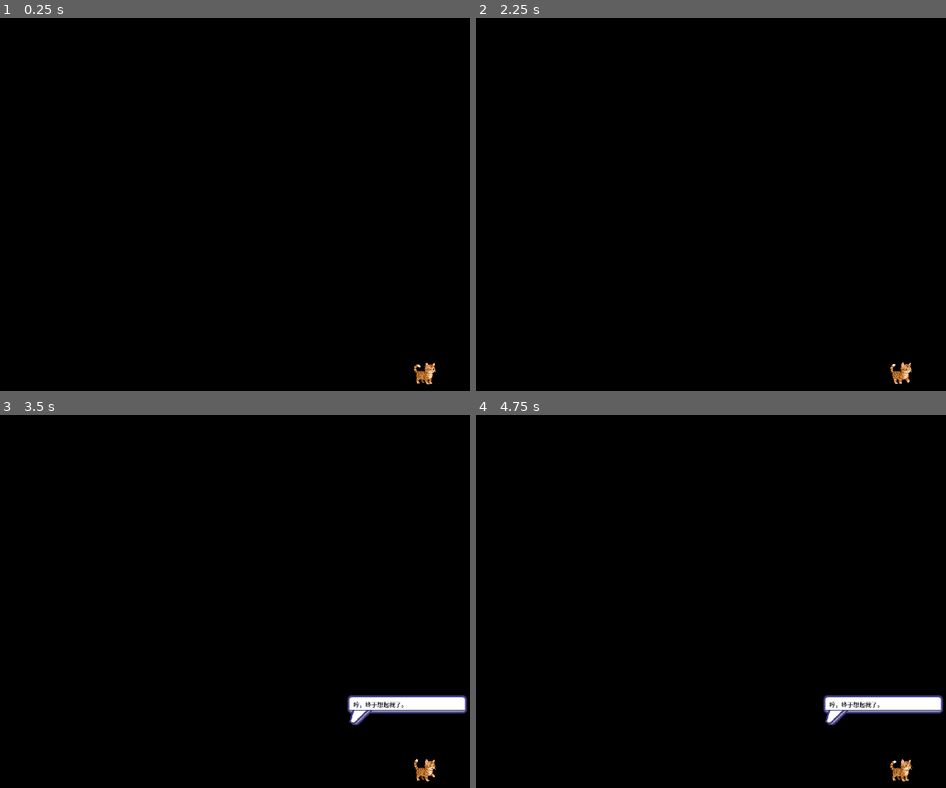
Above: before the commit, frames 1-4 (two rows, left to right).
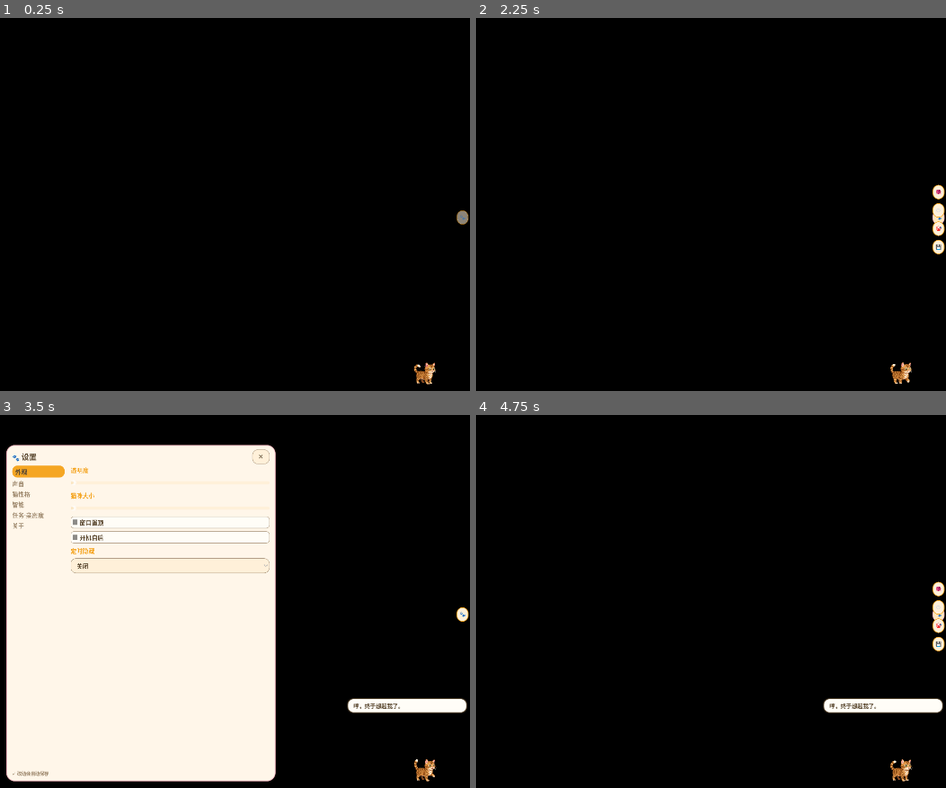
Above: after the commit, the same moments.

Repository: xiaojia21190/desktop_pet_cat
Game: Godot game, scene res://main.tscn
The game is run twice, just before and just after one commit, with the same random seed, the same clock (stepped at 60 frames per second) and the same inputs.
Inputs (mouse positions are in pixels of both pictures, inside the frame that each line leads up to):
- Up to frame 1 (0.25 s): no input
- Up to frame 2 (2.25 s): click (936, 215) at 0.5 s, where only the run after the commit has a clickable "🐾"; click (936, 193) at 1.25 s, where only the run after the commit has a clickable "🧶"; click (936, 215) at 2 s, where only the run after the commit has a clickable "🐾"
- Up to frame 3 (3.5 s): click (460, 608) at 2.75 s, where only the run after the commit has a clickable "⚙️"
- Up to frame 4 (4.75 s): click (739, 456) at 3.5 s, where only the run after the commit has a clickable "✕"; click (936, 612) at 4.25 s, where only the run after the commit has a clickable "🐾"

The runs differ from the first frame. In frame 1, less than 0.1% of the frame differs, in the area x 97-100%, y 51-56%; in frame 2, 0.4%; in frame 3, 53%, in the area x 1-100%, y 7-99%; in frame 4, 1.1%.
Error after the commit: Invalid operands 'Vector2' and 'Vector2i' in operator '-'. (res://main.gd:483)

Commit message:
feat: 气泡奶油换装与聚合抽屉

Diff:
--- a/components/ui/hover_panel.gd
+++ b/components/ui/hover_panel.gd
@@ -1,124 +1,107 @@
 class_name DesktopHoverPanel
 extends Node2D
 
-## 右缘悬浮功能面板：鼠标贴近右缘滑入，离开滑出。按钮动作经信号交还宿主。
+## P7 聚合抽屉：右缘常驻猫爪圆钮，点开竖排四按钮（道具/设置/专注/存档）
+## 兼容旧接口：is_out / panel 属性（穿透管理器判定读它们）
+## 旧信号 items_requested / settings_requested 保留，新增 focus_requested / save_requested
 
 signal items_requested
 signal settings_requested
+signal focus_requested
+signal save_requested
 
-const EDGE_TRIGGER_DISTANCE := 20.0
-const PANEL_SLIDE_SPEED := 800.0
-const PANEL_WIDTH := 120.0
-const PANEL_HEIGHT := 240.0
+const UiThemeScript = preload("res://components/ui/ui_theme.gd")
 
-var panel: Panel
-var is_out: bool = false  # 对外暴露面板可见状态（供穿透管理器判定）
-var _target_x: float = 0.0
+const BTN_SIZE := 32.0
+const DRAWER_GAP := 10.0
+const AUTO_CLOSE_SEC := 30.0
+
+var is_out: bool = false  # 抽屉展开状态（穿透管理器判定用，保持旧名）
+var panel: Control  # 兼容旧属性名（穿透区域计算读它）
+var _knob: Button
+var _drawer: VBoxContainer
 var _screen_size: Vector2 = Vector2(1920, 1080)
+var _auto_close_timer: Timer
 
 func setup(screen_size: Vector2) -> void:
 	_screen_size = screen_size
+	_build_ui()
 
-	panel = Panel.new()
-	panel.size = Vector2(PANEL_WIDTH, PANEL_HEIGHT)
-	panel.position = Vector2(screen_size.x, (screen_size.y - PANEL_HEIGHT) / 2)
-	_target_x = screen_size.x
-
-	var aurora_tex := load("res://assets/aurora/panel_dark.png") as Texture2D
-	if aurora_tex:
-		var sb := StyleBoxTexture.new()
-		sb.texture = aurora_tex
-		sb.texture_margin_left = 20
-		sb.texture_margin_top = 20
-		sb.texture_margin_right = 20
-		sb.texture_margin_bottom = 20
-		sb.content_margin_left = 8.0
-		sb.content_margin_top = 8.0
-		sb.content_margin_right = 8.0
-		sb.content_margin_bottom = 8.0
-		panel.add_theme_stylebox_override("panel", sb)
-
-	var vbox := VBoxContainer.new()
-	vbox.set_anchors_and_offsets_preset(Control.PRESET_FULL_RECT)
-	vbox.add_theme_constant_override("separation", 8)
-	vbox.alignment = BoxContainer.ALIGNMENT_CENTER
-	var margin_l := 8
-	var margin_t := 12
-	vbox.offset_left = margin_l
-	vbox.offset_top = margin_t
-	vbox.offset_right = -margin_l
-	vbox.offset_bottom = -margin_t
-	panel.add_child(vbox)
-
-	var btn_normal_style := _make_aurora_btn_style("res://assets/aurora/btn_normal.png")
-	var btn_hover_style := _make_aurora_btn_style("res://assets/aurora/btn_hover.png")
-
-	var items_btn := Button.new()
-	items_btn.text = "道具"
-	items_btn.custom_minimum_size = Vector2(0, 64)
-	items_btn.add_theme_font_size_override("font_size", 24)
-	items_btn.add_theme_stylebox_override("normal", btn_normal_style)
-	items_btn.add_theme_stylebox_override("hover", btn_hover_style)
-	items_btn.add_theme_stylebox_override("pressed", btn_hover_style)
-	items_btn.add_theme_color_override("font_color", Color.WHITE)
-	items_btn.add_theme_color_override("font_hover_color", Color.WHITE)
-	items_btn.pressed.connect(func(): items_requested.emit())
-	vbox.add_child(items_btn)
-
-	var settings_btn := Button.new()
-	settings_btn.text = "设置"
-	settings_btn.custom_minimum_size = Vector2(0, 64)
-	settings_btn.add_theme_font_size_override("font_size", 24)
-	settings_btn.add_theme_stylebox_override("normal", btn_normal_style)
-	settings_btn.add_theme_stylebox_override("hover", btn_hover_style)
-	settings_btn.add_theme_stylebox_override("pressed", btn_hover_style)
-	settings_btn.add_theme_color_override("font_color", Color.WHITE)
-	settings_btn.add_theme_color_override("font_hover_color", Color.WHITE)
-	settings_btn.pressed.connect(func(): settings_requested.emit())
-	vbox.add_child(settings_btn)
-
+func _build_ui() -> void:
+	panel = Control.new()
+	panel.mouse_filter = Control.MOUSE_FILTER_IGNORE
 	add_child(panel)
 
-func update(delta: float, mouse_pos: Vector2, screen_size: Vector2) -> void:
-	if not panel:
-		return
+	_knob = Button.new()
+	_knob.custom_minimum_size = Vector2(BTN_SIZE, BTN_SIZE)
+	_knob.modulate = Color(1, 1, 1, 0.55)
+	_knob.pressed.connect(_toggle_drawer)
+	_knob.mouse_entered.connect(func(): _knob.modulate = Color(1, 1, 1, 1.0))
+	_knob.mouse_exited.connect(func():
+		if not is_out:
+			_knob.modulate = Color(1, 1, 1, 0.55))
+	_knob.add_theme_stylebox_override("normal", _round_style(false))
+	_knob.add_theme_stylebox_override("hover", _round_style(true))
+	_knob.add_theme_stylebox_override("pressed", _round_style(true))
+	_knob.tooltip_text = "打开菜单"
+	_knob.text = "🐾"
+	panel.add_child(_knob)
 
-	_screen_size = screen_size
-	var panel_width: float = panel.size.x
-	var current_x: float = panel.position.x
+	_drawer = VBoxContainer.new()
+	_drawer.add_theme_constant_override("separation", DRAWER_GAP)
+	_drawer.visible = false
+	panel.add_child(_drawer)
+	for entry in [["🧶", "道具", items_requested], ["⚙️", "设置", settings_requested],
+			["🎯", "专注", focus_requested], ["💾", "存档", save_requested]]:
+		var btn := Button.new()
+		btn.text = String(entry[0])
+		btn.tooltip_text = String(entry[1])
+		btn.custom_minimum_size = Vector2(BTN_SIZE, BTN_SIZE)
+		btn.add_theme_stylebox_override("normal", _round_style(false))
+		btn.add_theme_stylebox_override("hover", _round_style(true))
+		btn.add_theme_stylebox_override("pressed", _round_style(true))
+		var sig: Signal = entry[2]
+		btn.pressed.connect(func():
+			sig.emit()
+			_toggle_drawer())
+		_drawer.add_child(btn)
 
-	# 检测鼠标是否在右边缘 / 面板上（必须在早退之前，否则收起态永远无法再触发）
-	var near_edge: bool = mouse_pos.x > screen_size.x - EDGE_TRIGGER_DISTANCE
-	var on_panel: bool = panel.get_rect().has_point(mouse_pos)
+	_auto_close_timer = Timer.new()
+	_auto_close_timer.one_shot = true
+	_auto_close_timer.wait_time = AUTO_CLOSE_SEC
+	_auto_close_timer.timeout.connect(func():
+		if is_out:
+			_toggle_drawer())
+	add_child(_auto_close_timer)
+	_layout()
 
-	if near_edge or on_panel:
-		_target_x = screen_size.x - panel_width
-		is_out = true
+func _round_style(hover: bool) -> StyleBoxFlat:
+	var sb := UiThemeScript.btn_style(hover)
+	sb.set_corner_radius_all(int(BTN_SIZE * 0.5))
+	sb.border_color = UiThemeScript.PINK if hover else UiThemeScript.PRIMARY
+	sb.set_border_width_all(2)
+	sb.content_margin_left = 0
+	sb.content_margin_right = 0
+	return sb
+
+func _layout() -> void:
+	var cy := _screen_size.y * 0.5
+	_knob.position = Vector2(_screen_size.x - BTN_SIZE - 4.0, cy - BTN_SIZE * 0.5)
+	var drawer_h := _drawer.get_child_count() * (BTN_SIZE + DRAWER_GAP)
+	_drawer.position = Vector2(_screen_size.x - BTN_SIZE - 4.0, cy - drawer_h * 0.5)
+
+func _toggle_drawer() -> void:
+	is_out = not is_out
+	_drawer.visible = is_out
+	_knob.modulate = Color(1, 1, 1, 1.0)
+	if is_out:
+		_layout()
+		_auto_close_timer.start()
 	else:
-		_target_x = screen_size.x
-		is_out = false
+		_auto_close_timer.stop()
 
-	# 已到目标位则无需滑动
-	var is_at_target: bool = abs(current_x - _target_x) <= 1
-	if is_at_target:
-		return
-
-	# 平滑滑动
-	var direction: float = sign(_target_x - current_x)
-	panel.position.x += direction * PANEL_SLIDE_SPEED * delta
-	panel.position.x = clampf(panel.position.x, screen_size.x - panel_width, screen_size.x)
-
-func _make_aurora_btn_style(path: String) -> StyleBoxTexture:
-	var tex := load(path) as Texture2D
-	var sb := StyleBoxTexture.new()
-	if tex:
-		sb.texture = tex
-		sb.texture_margin_left = 10
-		sb.texture_margin_top = 10
-		sb.texture_margin_right = 10
-		sb.texture_margin_bottom = 10
-		sb.content_margin_left = 8.0
-		sb.content_margin_top = 4.0
-		sb.content_margin_right = 8.0
-		sb.content_margin_bottom = 4.0
-	return sb
+func update(_delta: float, _mouse: Vector2, screen_size: Vector2) -> void:
+	# 兼容旧每帧调用（main._process 喂）；尺寸变化时重排
+	if screen_size != _screen_size:
+		_screen_size = screen_size
+		_layout()
--- a/components/ui/smart_line_bubble.gd
+++ b/components/ui/smart_line_bubble.gd
@@ -2,6 +2,9 @@
 extends CanvasLayer
 
 ## SMART 台词气泡：贴猫显示、定时自动隐藏。纯视图，位置由 anchor 喂入。
+## P7 奶油风：StyleBoxFlat 代码绘制，不再依赖 aurora 图片皮
+
+const UiThemeScript = preload("res://components/ui/ui_theme.gd")
 
 const BUBBLE_WIDTH := 320.0
 const BUBBLE_MIN_HEIGHT := 72.0   # 文字未排版前的最小估算高度
@@ -19,26 +22,14 @@
 	_panel.visible = false
 	_panel.mouse_filter = Control.MOUSE_FILTER_IGNORE
 	_panel.custom_minimum_size = Vector2(BUBBLE_WIDTH, 0)
-
-	var bubble_tex := load("res://assets/aurora/bubble.png") as Texture2D
-	if bubble_tex:
-		var sb := StyleBoxTexture.new()
-		sb.texture = bubble_tex
-		sb.texture_margin_left = 16
-		sb.texture_margin_top = 16
-		sb.texture_margin_right = 16
-		sb.texture_margin_bottom = 40
-		sb.content_margin_left = 16.0
-		sb.content_margin_top = 12.0
-		sb.content_margin_right = 16.0
-		sb.content_margin_bottom = 44.0
-		_panel.add_theme_stylebox_override("panel", sb)
+	_panel.add_theme_stylebox_override("panel", UiThemeScript.bubble_style())
 	add_child(_panel)
 
 	_label = Label.new()
 	_label.autowrap_mode = TextServer.AUTOWRAP_WORD_SMART
 	_label.vertical_alignment = VERTICAL_ALIGNMENT_CENTER
-	_label.add_theme_color_override("font_color", Color(0.2, 0.2, 0.25, 1.0))
+	_label.add_theme_font_size_override("font_size", 15)
+	_label.add_theme_color_override("font_color", UiThemeScript.TEXT)
 	_label.custom_minimum_size = Vector2(BUBBLE_WIDTH - 32, 0)
 	_label.max_lines_visible = 4
 	_label.text = ""
